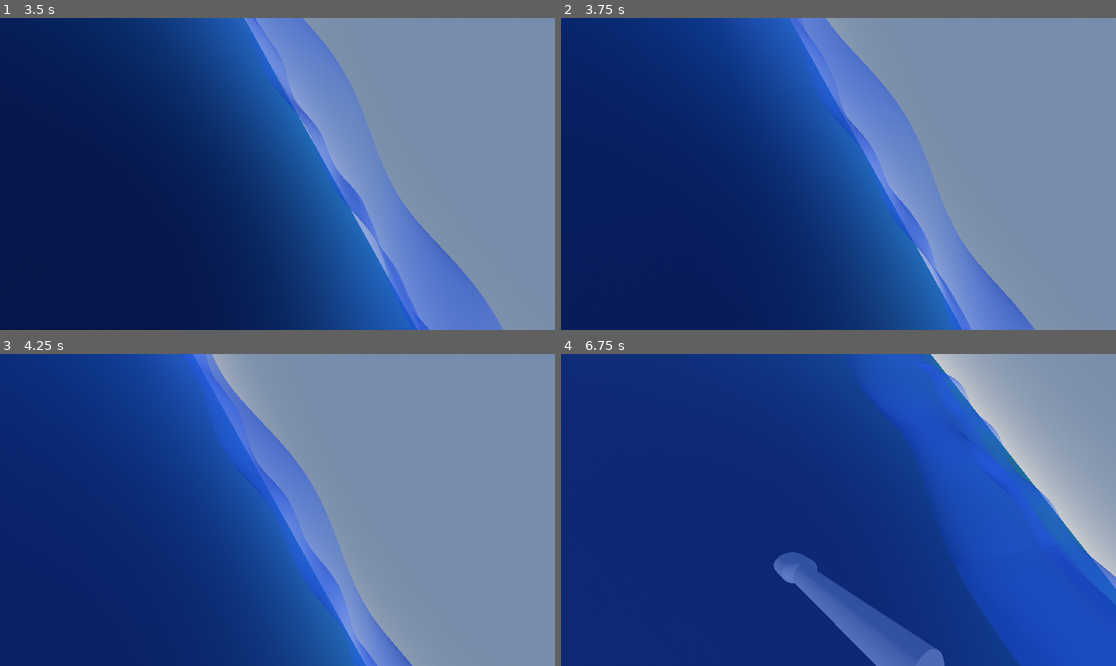
Above: before the commit, frames 1-4 (two rows, left to right).
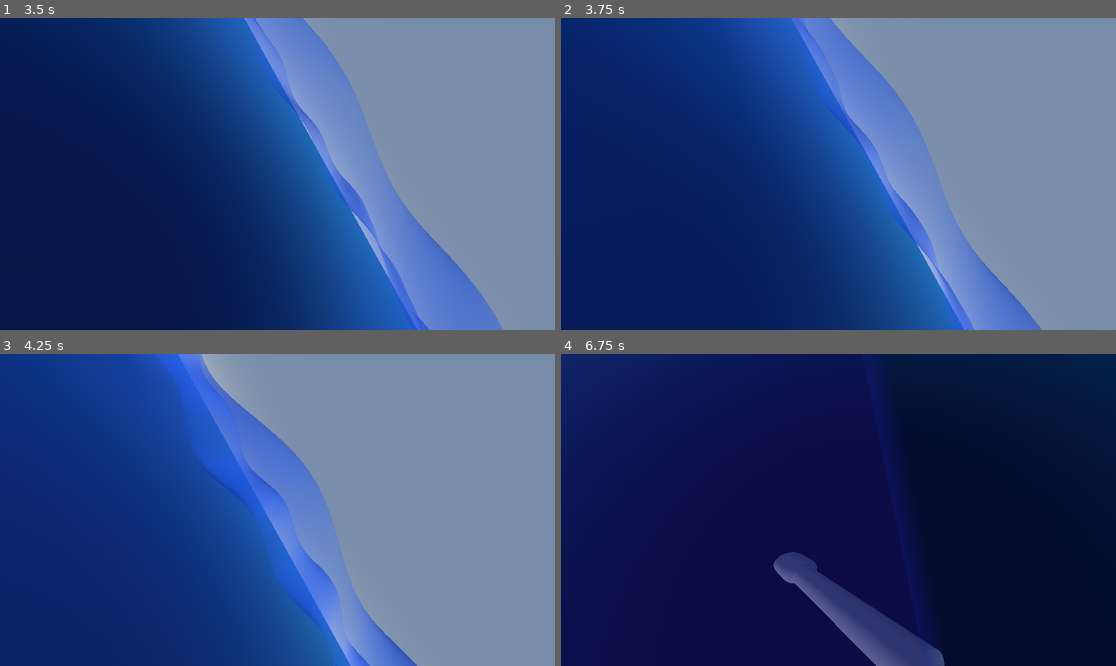
Above: after the commit, the same moments.

Repository: bardunbar/breathe_jam
Game: Godot game, scene res://screens/main_menu/main_menu_scene.tscn
Two runs of this game, one before a commit and one after it. Both use one fixed random seed, a clock stepped at 60 frames per second and the inputs below. The engine's default icon, where the game draws it, is replaced by a stand-in: a white triangle on a blue panel in a dark square.
Inputs:
- Up to frame 1 (3.5 s): click "Play Game" at 0.5 s; hold D (right_stroke) 1.28-2.03 s; hold Space (breathe) 1.28-2.03 s; hold A (left_stroke) 2.03-2.78 s; tap Space (breathe) at 2.1 s; hold D (right_stroke) from 2.78 s (still down); hold Space (breathe) from 2.78 s (still down)
- Up to frame 2 (3.75 s): keep holding D (right_stroke); release Space (breathe) at 3.53 s; tap Space (breathe) at 3.6 s
- Up to frame 3 (4.25 s): keep holding D (right_stroke)
- Up to frame 4 (6.75 s): release D (right_stroke) at 4.28 s; hold Space (breathe) 4.28-5.03 s; hold A (left_stroke) 4.28-6.53 s; tap Space (breathe) at 5.1, 6.6 s; hold Space (breathe) 5.78-6.53 s; hold D (right_stroke) from 6.53 s (still down)

Frame 1 is identical in both runs. In frame 2, 1.7% of the frame differs, in the area x 41-87%, y 0-100%; in frame 3, 7.5%; in frame 4, 99%, in the area x 0-100%, y 0-100%.

Commit message:
Water changing events. Adding test trigger boxes to game scene

Diff:
--- a/project/screens/game/game_scene.tscn
+++ b/project/screens/game/game_scene.tscn
@@ -7,19 +7,23 @@
 [ext_resource type="Script" uid="uid://cvl0jbtigcvs7" path="res://scripts/water/water_surface.gd" id="5_e0cji"]
 [ext_resource type="Environment" uid="uid://c2xu1fssvdeut" path="res://assets/world_environment.tres" id="6_sshwk"]
 [ext_resource type="PackedScene" uid="uid://b1lg0qenj04wi" path="res://screens/game/player_controller/swimmer.tscn" id="7_pkstu"]
+[ext_resource type="Script" uid="uid://bxfsubi7cw6cl" path="res://scripts/event_management/trigger_box.gd" id="8_1v58h"]
 
 [sub_resource type="BoxMesh" id="BoxMesh_gp5ea"]
 
 [sub_resource type="ShaderMaterial" id="ShaderMaterial_g1n6r"]
 render_priority = 0
 shader = ExtResource("4_1v58h")
-shader_parameter/height_scale = 0.5
+shader_parameter/wave_height = 1.0
 shader_parameter/water_time = 0.0
 
 [sub_resource type="PlaneMesh" id="PlaneMesh_nfvgk"]
 material = SubResource("ShaderMaterial_g1n6r")
 subdivide_width = 256
 subdivide_depth = 256
+
+[sub_resource type="BoxShape3D" id="BoxShape3D_e0cji"]
+size = Vector3(3.2939453, 3.4932861, 6.5844727)
 
 [node name="GameScene" type="Node3D" unique_id=555134819]
 script = ExtResource("1_e6mtp")
@@ -43,10 +47,41 @@
 [node name="WorldEnvironment" type="WorldEnvironment" parent="." unique_id=1119156907]
 environment = ExtResource("6_sshwk")
 
-[node name="Surface" type="MeshInstance3D" parent="." unique_id=810200653]
+[node name="Water_Surface" type="MeshInstance3D" parent="." unique_id=810200653]
 transform = Transform3D(25.05807, 0, 0, 0, 0.02775236, 0, 0, 0, 23.932873, 0, 0, 0)
 mesh = SubResource("PlaneMesh_nfvgk")
 script = ExtResource("5_e0cji")
 player_offset = 0.0
 
 [node name="Character" parent="." unique_id=1292171272 instance=ExtResource("7_pkstu")]
+
+[node name="TriggerBox" type="Area3D" parent="." unique_id=625840913]
+transform = Transform3D(1, 0, 0, 0, 1, 0, 0, 0, 1, 0, 0, -15.408674)
+script = ExtResource("8_1v58h")
+trigger_event = false
+event_name = "show_spooky"
+state_name = "Breathing"
+trigger_water_change = true
+new_water_speed = 2.0
+new_wave_height = 2.0
+
+[node name="CollisionShape3D" type="CollisionShape3D" parent="TriggerBox" unique_id=1176975317]
+shape = SubResource("BoxShape3D_e0cji")
+debug_color = Color(0.8807644, 0.3370281, 3.85046e-07, 1)
+
+[node name="TriggerBox2" type="Area3D" parent="." unique_id=277658893]
+transform = Transform3D(1, 0, 0, 0, 1, 0, 0, 0, 1, 0, 0, -35.457024)
+script = ExtResource("8_1v58h")
+trigger_event = false
+event_name = "show_spooky"
+state_name = "Breathing"
+trigger_water_change = true
+new_water_speed = 0.5
+new_wave_height = 0.1
+
+[node name="CollisionShape3D" type="CollisionShape3D" parent="TriggerBox2" unique_id=1960866069]
+shape = SubResource("BoxShape3D_e0cji")
+debug_color = Color(0.8807644, 0.3370281, 3.85046e-07, 1)
+
+[connection signal="body_entered" from="TriggerBox" to="TriggerBox" method="_on_body_entered"]
+[connection signal="body_entered" from="TriggerBox2" to="TriggerBox2" method="_on_body_entered"]
--- a/project/scripts/camera_postprocess.gd
+++ b/project/scripts/camera_postprocess.gd
@@ -6,3 +6,4 @@
 func _process(delta: float) -> void:
 	var material: Material = get_active_material(0)
 	material.set_shader_parameter("water_time", WaterLibrary.water_time)
+	material.set_shader_parameter("wave_height", WaterLibrary.cur_water_wave_height)
--- a/project/scripts/event_management/trigger_box.gd
+++ b/project/scripts/event_management/trigger_box.gd
@@ -1,10 +1,19 @@
 extends Area3D
 
 var event_manager = preload("res://scripts/event_management/event_manager.gd").get_manager()
+var WaterLibrary = preload("res://scripts/water/water_utility_library.gd")
 
+@export var trigger_event : bool = true
 @export var event_name : String
 @export var state_name : String
+@export var trigger_water_change : bool = false
+@export var new_water_speed : float = 1.0
+@export var new_wave_height : float = 1.0
 
 func _on_body_entered(body: Node3D) -> void:
 	if body.is_in_group("Player"):
-		event_manager.queue_state_event(event_name, state_name)
+		if trigger_event:
+			event_manager.queue_state_event(event_name, state_name)
+		if trigger_water_change:
+			WaterLibrary.change_water_speed(new_water_speed)
+			WaterLibrary.change_wave_height(new_wave_height)
--- a/project/scripts/water/water_surface.gd
+++ b/project/scripts/water/water_surface.gd
@@ -4,20 +4,30 @@
 @export var player_offset: float = -100.0
 
 var WaterLibrary = preload("res://scripts/water/water_utility_library.gd")
-var water_time
 # Called when the node enters the scene tree for the first time.
 func _ready() -> void:
-	water_time = 0.0
+	WaterLibrary.ready()
 
 # Called every frame. 'delta' is the elapsed time since the previous frame.
 func _process(delta: float) -> void:
+	_update_water(delta)
+	_update_position()
+	_update_player_transform()
+
+func _update_water(delta: float) -> void:
+	WaterLibrary.process(delta)
+	var material: Material = get_active_material(0)
+	material.set_shader_parameter("water_time", WaterLibrary.water_time)
+	material.set_shader_parameter("wave_height", WaterLibrary.cur_water_wave_height)
+
+func _update_position() -> void:
 	global_position.x = player.global_position.x;
 	global_position.z = player.global_position.z;
+
+func _update_player_transform() -> void:
 	var offset = 0.5
 	var right_position : Vector3 = global_position + (Vector3.RIGHT * offset)
 	var left_position : Vector3 = global_position + (Vector3.LEFT * offset)
-	water_time += delta
-	WaterLibrary.update_water_time(water_time)
 	var new_height = WaterLibrary.get_height(Vector2(global_position.x, global_position.z))
 	right_position.y = WaterLibrary.get_height(Vector2(right_position.x, right_position.z))
 	left_position.y = WaterLibrary.get_height(Vector2(left_position.x, left_position.z))
@@ -25,5 +35,3 @@
 	var z_angle = atan2(rotation_vector.y, rotation_vector.x)
 	player.global_position = Vector3(global_position.x, new_height + player_offset, global_position.z)
 	player.global_rotation.z = z_angle
-	var material: Material = get_active_material(0)
-	material.set_shader_parameter("water_time", water_time)
--- a/project/scripts/water/water_utility_library.gd
+++ b/project/scripts/water/water_utility_library.gd
@@ -1,8 +1,26 @@
 class_name Water_Utility_Library extends Node
+
 static var water_time = 0.0
 
-static func update_water_time(time: float) -> void:
-	water_time = time
+static var cur_water_speed = 1.0
+static var start_water_speed = 1.0
+static var target_water_speed = 1.0
+static var alpha_water_speed = 1.0
+
+static var cur_water_wave_height = 1.0
+static var start_water_wave_height = 1.0
+static var target_water_wave_height = 1.0
+static var alpha_water_wave_height = 1.0
+
+static func ready() -> void:
+	water_time = 0.0
+
+static func process(delta: float) -> void:
+	water_time += (delta * cur_water_speed)
+	alpha_water_speed = clamp(delta + alpha_water_speed, 0.0, 1.0)
+	cur_water_speed = lerp(start_water_speed, target_water_speed, alpha_water_speed)
+	alpha_water_wave_height = clamp(delta + alpha_water_wave_height, 0.0, 1.0)
+	cur_water_wave_height = lerp(start_water_wave_height, target_water_wave_height, alpha_water_wave_height)
 
 static func hash_func(p: Vector2) -> float:
 	p *= 17.17
@@ -30,16 +48,16 @@
 
 static func fbm(x: Vector2) -> float:
 	var height = 0.0
-	var amplitude = 0.2
+	var amplitude = 0.2 * cur_water_wave_height
 	var frequency = 0.3
-	var wave_height = 0.7
+	var wave_height = 0.7 * cur_water_wave_height
 	var wave_length = 0.5
 	var time_dist = water_time;
 	for i in range(1,3):
 		height += sin((x.y * frequency * i) + time_dist) * i * amplitude
 		height += cos((x.x * -frequency * i) + time_dist) * i * amplitude
 		frequency += 0.1
-		amplitude -= 0.07
+		amplitude -= 0.07 * cur_water_wave_height
 		time_dist = cos(time_dist)
 	#height += noise((x + (Vector2.ONE * (water_time * -0.1))) * frequency) * amplitude
 	height += cos(x.x * wave_length + water_time) * wave_height
@@ -47,3 +65,13 @@
 
 static func get_height(xz_pos: Vector2) -> float:
 	return fbm(xz_pos)
+
+static func change_wave_height(new_wave_height: float) -> void:
+	start_water_wave_height = cur_water_wave_height
+	target_water_wave_height = new_wave_height
+	alpha_water_wave_height = 0.0
+
+static func change_water_speed(new_water_speed: float) -> void:
+	start_water_speed = cur_water_speed
+	target_water_speed = new_water_speed
+	alpha_water_speed = 0.0
--- a/project/shaders/underwater_postprocess.gdshader
+++ b/project/shaders/underwater_postprocess.gdshader
@@ -1,6 +1,7 @@
 shader_type spatial;
 #include "res://shaders/water_function_lib.gdshaderinc"
 uniform float water_time = 0.0;
+uniform float wave_height = 1.0;
 
 // Prevent the quad from being affected by lighting and fog. This also improves performance.
 render_mode unshaded, fog_disabled;
@@ -33,7 +34,7 @@
 	vec4 world_frag = INV_VIEW_MATRIX * vec4(VERTEX, 1.f);
 	vec3 world_position = world.xyz / world.w;
 	vec3 world_clip_position = world_clip.xyz / world_clip.w;
-	float height = fbm(world_clip_position.xz, water_time);
+	float height = fbm(world_clip_position.xz, water_time, wave_height);
 
 
 	float below_water_mask = 1.f - clamp((world_clip_position.y - height), 0.f, 0.004f) * 250.f;
--- a/project/shaders/water_surface.gdshader
+++ b/project/shaders/water_surface.gdshader
@@ -1,19 +1,19 @@
 shader_type spatial;
 #include "res://shaders/water_function_lib.gdshaderinc"
 render_mode world_vertex_coords;
-uniform float height_scale = 0.5;
+uniform float wave_height = 1.0;
 uniform float water_time = 0.0;
 
 void vertex() {
 	// Called for every vertex the material is visible on.
-	float height = fbm((VERTEX.xz), water_time);
+	float height = fbm((VERTEX.xz), water_time, wave_height);
 	//float height = fbm((VERTEX.xz * 0.5) + (TIME * 0.1f));
 	VERTEX.y += height;
 	//COLOR.rgb = vec3(0.1f, 0.4f, 1.f) * clamp(height + 0.5f, 0.0f, 1.f);
 	COLOR.rgb = vec3(0.1f, 0.4f, 1.f);
 
 	vec2 e = vec2(0.01f, 0.0f);
-	vec3 normal = normalize(vec3(fbm(VERTEX.xz - e, water_time) - fbm(VERTEX.xz + e, water_time), 2.0 * e.x, fbm(VERTEX.xz - e.yx, water_time) - fbm(VERTEX.xz + e.yx, water_time)));
+	vec3 normal = normalize(vec3(fbm(VERTEX.xz - e, water_time, wave_height) - fbm(VERTEX.xz + e, water_time, wave_height), 2.0 * e.x, fbm(VERTEX.xz - e.yx, water_time, wave_height) - fbm(VERTEX.xz + e.yx, water_time, wave_height)));
 	//COLOR.r = normal.x;
 	//COLOR.gb = vec2(0.f, 0.f);
 	NORMAL = normal;
Not shown, changed: project/shaders/water_function_lib.gdshaderinc
